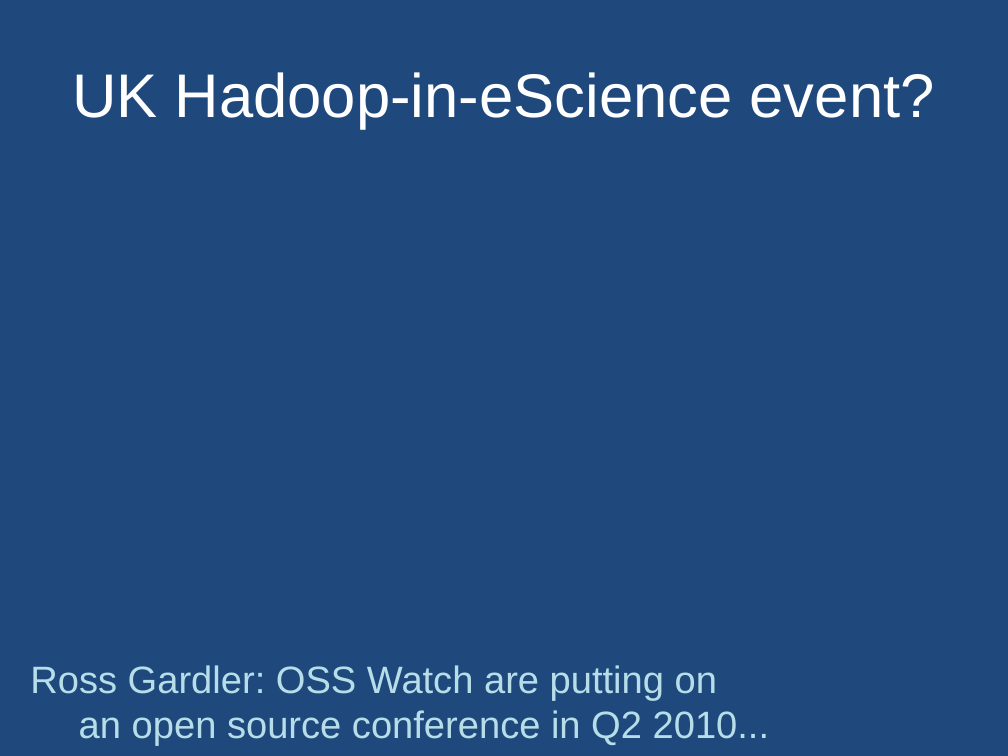
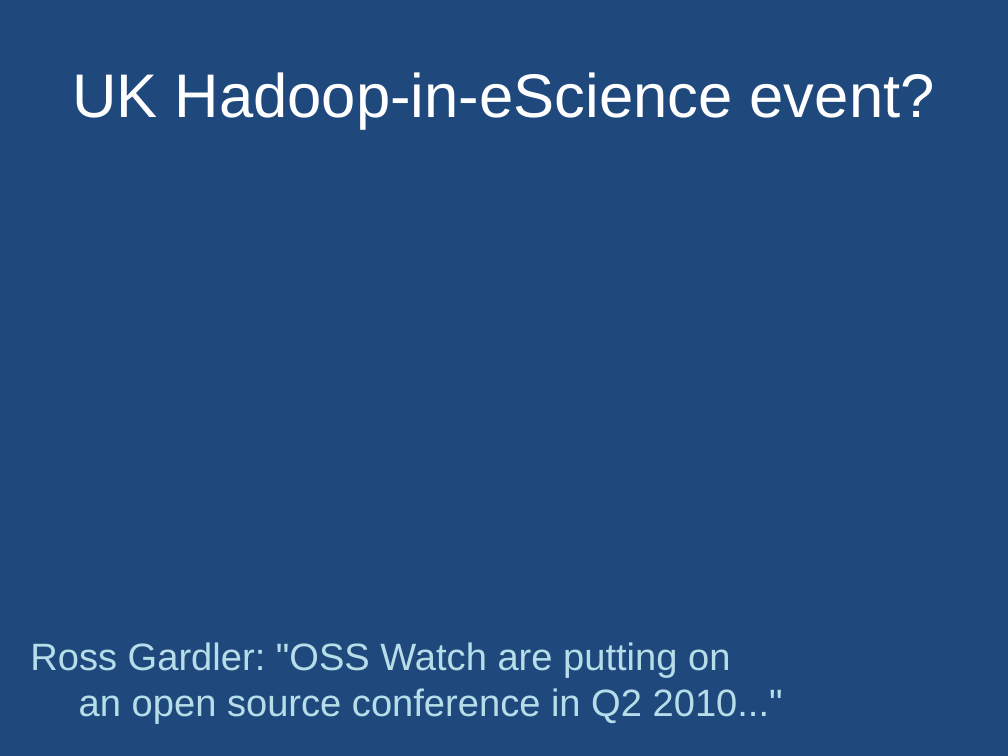
Before and after one commit to rhusar/smartfrog, a slide deck: slide 9 of core/components/hadoop/doc/workshop/hadoop_and_universities.ppt (slide 8 before the commit). Drawn at 1008x756 pixels with LibreOffice and Linux fonts; fonts in the diff are those of the drawing; background and template pictures are left out. Boxes give left, top, right and bottom in pixels: in the first picture for what was removed or moved away, otherwise in the second. Text is boxed around its words. In the diff, an @@ line names an element or a change of style, - is before the commit and + after.

```diff
--- a/core/components/hadoop/doc/workshop/hadoop_and_universities.ppt
+++ b/core/components/hadoop/doc/workshop/hadoop_and_universities.ppt
@@ text at (30,642,783,724): text changed @@
-Ross Gardler: OSS Watch are putting on
-an open source conference in Q2 2010...
+Ross Gardler: "OSS Watch are putting on
+an open source conference in Q2 2010..."
```
Also in this commit, not shown: 6 other slides changed, 1 slide added, 1 slide removed, 1 other file.
